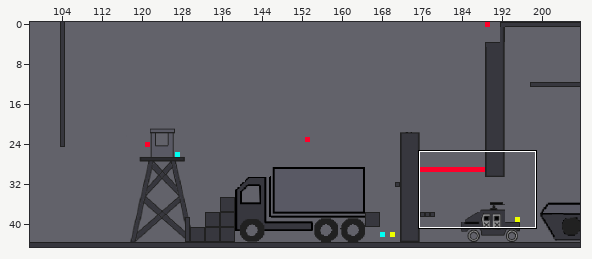
A Tiled map (JSON) gets an edit: levels/level1.json. Above, an overview of the earlier version with the close-up marked.
Close-up. The starting point:
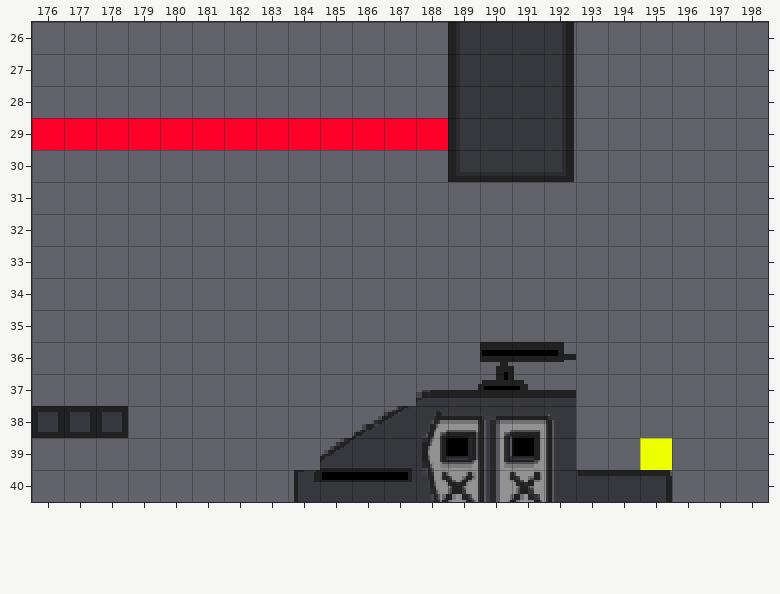
Cells are 16x16 px. Shown: x 176..198, y 26..40. The commit also changed other parts of the map, which this record leaves out.
New version:
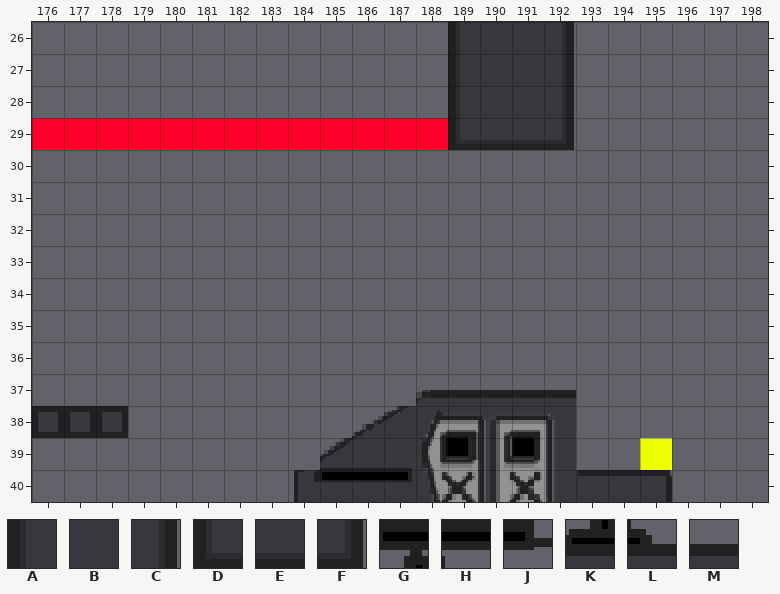
Key: from "tileset": A 4545, B 4546, C 4735, D 7163, E 7164, F 7166, G 10504, H 10505, J 10506, K 10691, L 10692, M 10693.
_ is an empty cell, . an unchanged one.
The edit:
--- layer "platform"
@@ x 189..191 @@
-29 ABB
-30 DEE
+29 DEE
+30 ___
@@ x 190..192 @@
-36 GHJ
-37 KL.
+36 ___
+37 MM.
--- layer "platformMontagne"
@@ x 192..192 @@
-29 C
-30 F
+29 F
+30 _
Pixel boxes of the changes (left, top, right, bottom) in both close-ups:
changed: (448, 140, 574, 182)
changed: (480, 342, 576, 390)
